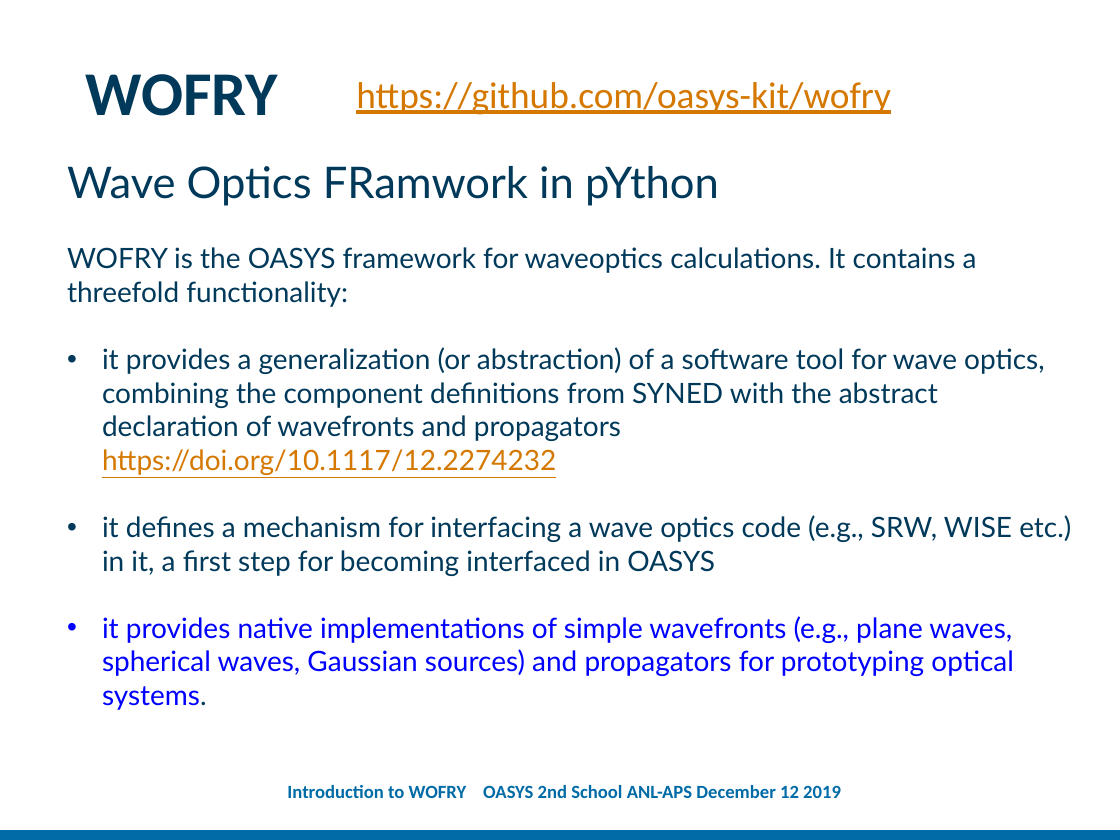
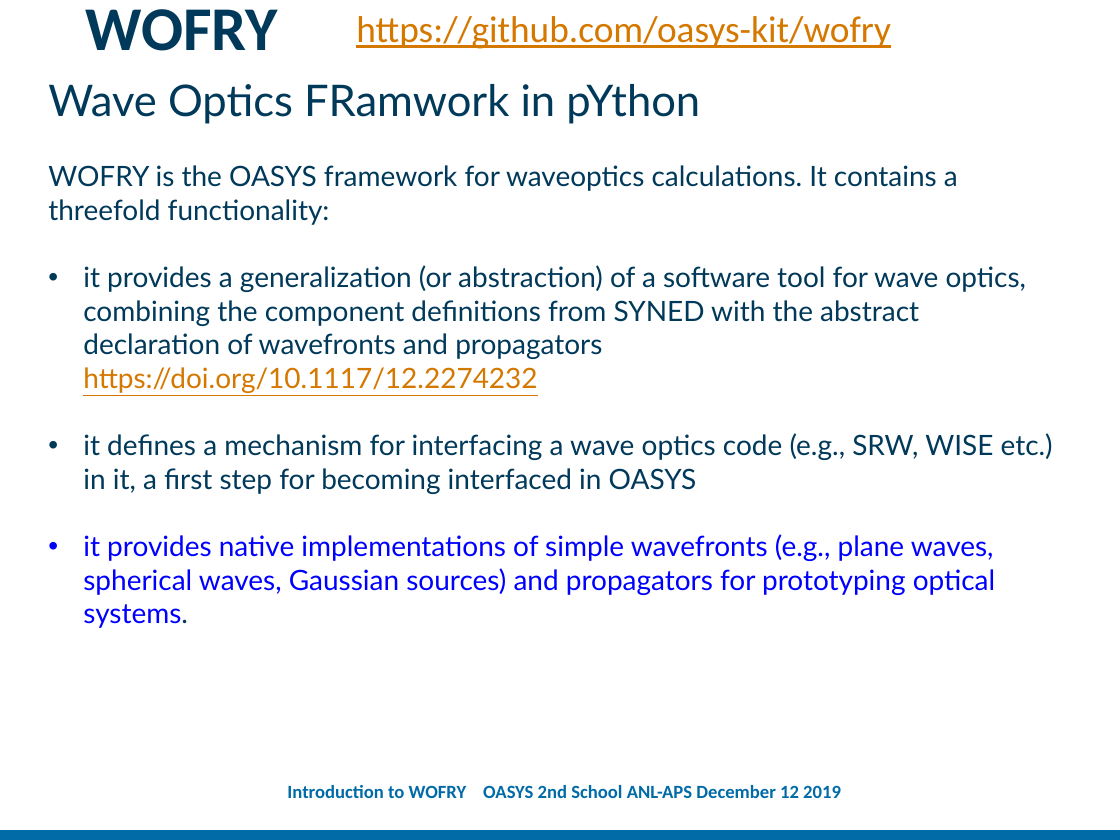
Before and after one commit to oasys-kit/oasys_school, a slide deck: slide 2 of second/slides/Introduction_to_WOFRY.pptx. Drawn at 1120x840 pixels with LibreOffice and Linux fonts; fonts in the diff are those of the drawing; background and template pictures are left out. Boxes give left, top, right and bottom in pixels: in the first picture for what was removed or moved away, otherwise in the second. Text is boxed around its words. In the diff, an @@ line names an element or a change of style, - is before the commit and + after.

```diff
--- a/second/slides/Introduction_to_WOFRY.pptx
+++ b/second/slides/Introduction_to_WOFRY.pptx
@@ title "WOFRY" moved from (x1=86, y1=74, x2=278, y2=116) to (x1=86, y1=9, x2=278, y2=51) @@
@@ text "https://github.com/oasys-kit/wofry" moved from (x1=356, y1=82, x2=891, y2=115) to (x1=356, y1=16, x2=891, y2=49) @@
@@ text "Wave Optics FRamwork in pYthon" moved from (x1=67, y1=166, x2=1071, y2=676) to (x1=48, y1=84, x2=1053, y2=595) @@
```
Also in this commit, not shown: 4 other slides changed, 2 other files.
